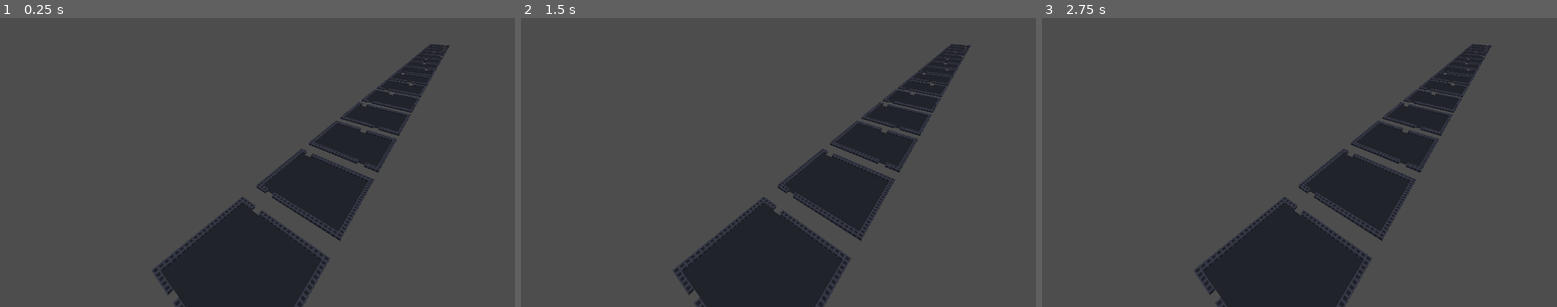
Above: before the commit, frames 1-3 (left to right).
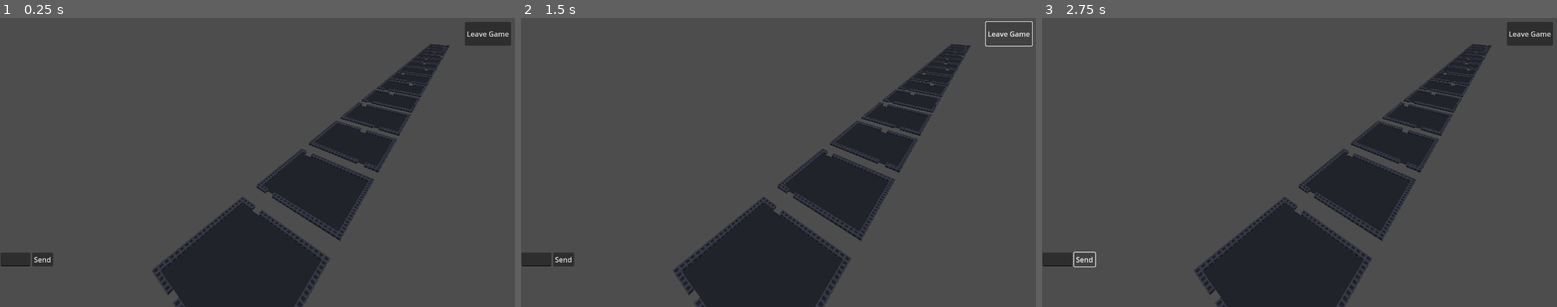
Above: after the commit, the same moments.

Repository: Simon-Bruno/SpaceRace
Game: Godot game, scene res://scenes/main.tscn
The game is run twice, just before and just after one commit, with the same random seed, the same clock (stepped at 60 frames per second) and the same inputs.
Inputs (mouse positions are in pixels of both pictures, inside the frame that each line leads up to):
- Up to frame 1 (0.25 s): no input
- Up to frame 2 (1.5 s): click (562, 260) at 0.5 s, where only the run after the commit has a clickable "Send"; click (1010, 32) at 1.25 s, where only the run after the commit has a clickable "Leave Game"
- Up to frame 3 (2.75 s): click (1083, 260) at 2 s, where only the run after the commit has a clickable "Send"

The runs differ from the first frame. In frame 1, 1.1% of the frame differs, in the area x 0-100%, y 1-86%; in frame 2, 0.6%; in frame 3, 1.1%.

Commit message:
feat/Added chat and networking to active branch

Diff:
--- /dev/null
+++ b/Chat.gd
@@ -0,0 +1,32 @@
+extends Node
+
+@onready var message_display = $MessageDisplay
+@onready var message_input = $VBoxContainer/HBoxContainer/MessageInput
+
+# Handle send button pressed for chat functionality
+func _on_send_pressed():
+	var msg = message_input.text
+	if msg != "":
+		msg_rpc.rpc(Network.playername, msg)
+		message_input.text = ""
+
+func pad_left(value, length, char="0"):
+	var str_value = str(value)
+	while str_value.length() < length:
+		str_value = char + str_value
+	return str_value
+
+func new_timestamp():
+	var time = Time.get_time_dict_from_system()
+	var hour = pad_left(time.hour, 2)
+	var minute = pad_left(time.minute, 2)
+	var second = pad_left(time.second, 2)
+	var timestamp = "[color=beige]" + "[" + hour + ":" + minute + ":" + second +"]" + "[/color]"
+	return timestamp
+
+@rpc("any_peer", "call_local")
+func msg_rpc(sender, message):
+	var colored_sender_id = "[color=red]" + str(sender) + "[/color]"
+	message_display.bbcode_enabled = true
+	message_display.text += str(new_timestamp())
+	message_display.text += " " + colored_sender_id + ": " + message + "\n"
--- /dev/null
+++ b/Network.gd
@@ -0,0 +1,106 @@
+extends Node3D
+
+var multiplayer_peer = ENetMultiplayerPeer.new()
+
+signal player_connected(peer_id, player_info)
+signal player_disconnected(peer_id)
+signal server_disconnected
+
+# Excluding host
+var max_client_connections = 1
+
+@onready var loadingText = $LoadingText
+@onready var menu = $Menu
+#@onready var ip_label = $Menu/IPLabel
+@onready var host_list_node = $Menu/HostList
+
+var ip_address: String = "127.0.0.1"  # Default IP address
+
+#Username van de speler, moet veranderbaar zijn in game
+@export var playername = "Piet"
+
+var players_connected = 0
+var players = {}
+
+func _ready():
+
+	multiplayer.peer_connected.connect(_on_player_connected)
+	multiplayer.peer_disconnected.connect(_on_player_disconnected)
+	multiplayer.connected_to_server.connect(_on_connected_ok)
+	multiplayer.connection_failed.connect(_on_connection_failed)
+	multiplayer.server_disconnected.connect(_on_server_disconnected)
+
+func _on_connection_failed():
+	loadingText.text = "Couldn't connect to game"
+	menu.visible = true
+	remove_multiplayer_peer()
+
+func _on_connected_ok():
+	var peer_id = multiplayer.get_unique_id()
+	players[peer_id] = playername
+	player_connected.emit(peer_id, playername)
+	loadingText.queue_free()
+
+# Called when the host button is pressed
+func _on_host_pressed():
+	var port = str($Menu/Port.text).to_int()
+	print("Using Local IP Address for hosting: ", ip_address)
+	if multiplayer_peer.create_server(port, max_client_connections) == OK:
+		multiplayer.multiplayer_peer = multiplayer_peer
+		menu.visible = false
+		add_player_character()
+		players[1] = playername
+		player_connected.emit(1, playername)
+	else:
+		loadingText.text = "Failed to start server"
+		loadingText.visible = true
+
+func remove_multiplayer_peer():
+	multiplayer.multiplayer_peer = null
+
+func _on_player_connected(id):
+	_register_player.rpc_id(id, playername)
+	add_player_character(id)
+
+@rpc("any_peer", "reliable")
+func _register_player(new_player_info):
+	var new_player_id = multiplayer.get_remote_sender_id()
+	players[new_player_id] = new_player_info
+	player_connected.emit(new_player_id, new_player_info)
+
+func _on_player_disconnected(id):
+	players.erase(id)
+	player_disconnected.emit(id)
+	if has_node(str(id)):
+		var player_node = get_node(str(id))
+		remove_child(player_node)
+		player_node.queue_free()
+
+func _on_leave_button_pressed():
+	print("Leaving")
+	var id = multiplayer_peer.get_unique_id()
+	_on_player_disconnected(id)
+	multiplayer_peer.disconnect_peer(id, true)
+	remove_multiplayer_peer()
+	get_tree().change_scene_to_file("res://MainScene.tscn") #Veranderen naar goed menu scene
+
+
+func _on_server_disconnected():
+	remove_multiplayer_peer()
+	players.clear()
+	server_disconnected.emit()
+
+# Called when the join button is pressed
+func _on_join_pressed():
+	var ip = $Menu/IP.text  # Use the IP address input by the user
+	var port = str($Menu/Port.text).to_int()
+	multiplayer_peer.create_client(ip, port)
+	multiplayer.multiplayer_peer = multiplayer_peer
+	menu.visible = false
+	loadingText.text = "Joining game..."
+
+# Function to add a new player character to the scene
+func add_player_character(id=1):
+	var character = preload("res://scenes/camera.tscn").instantiate()
+	character.name = str(id)
+	add_child(character)
--- a/project.godot
+++ b/project.godot
@@ -14,3 +14,7 @@
 run/main_scene="res://scenes/main.tscn"
 config/features=PackedStringArray("4.2", "Forward Plus")
 config/icon="res://assets/menu/icon.svg"
+
+[autoload]
+
+Network="*res://Network.gd"
--- /dev/null
+++ b/scenes/Menu.tscn
@@ -0,0 +1,9 @@
+[gd_scene format=3 uid="uid://bxttao2mguk5n"]
+
+[node name="Menu" type="Control"]
+layout_mode = 3
+anchors_preset = 15
+anchor_right = 1.0
+anchor_bottom = 1.0
+grow_horizontal = 2
+grow_vertical = 2
--- /dev/null
+++ b/scenes/chat.tscn
@@ -0,0 +1,46 @@
+[gd_scene load_steps=2 format=3 uid="uid://d3rv6ajd0fueq"]
+
+[ext_resource type="Script" path="res://Chat.gd" id="1_bt6a5"]
+
+[node name="Chat" type="Control"]
+layout_mode = 3
+anchors_preset = 15
+anchor_right = 1.0
+anchor_bottom = 1.0
+grow_horizontal = 2
+grow_vertical = 2
+script = ExtResource("1_bt6a5")
+
+[node name="MessageDisplay" type="RichTextLabel" parent="."]
+layout_mode = 0
+offset_left = 2.0
+offset_top = 323.0
+offset_right = 212.0
+offset_bottom = 523.0
+
+[node name="VBoxContainer" type="VBoxContainer" parent="."]
+layout_mode = 2
+offset_left = 1.0
+offset_top = 526.0
+offset_right = 154.0
+offset_bottom = 646.0
+
+[node name="HBoxContainer" type="HBoxContainer" parent="VBoxContainer"]
+layout_mode = 2
+
+[node name="MessageInput" type="LineEdit" parent="VBoxContainer/HBoxContainer"]
+layout_mode = 2
+
+[node name="SendButton" type="Button" parent="VBoxContainer/HBoxContainer"]
+layout_mode = 2
+text = "Send"
+
+[node name="LeaveButton" type="Button" parent="."]
+layout_mode = 0
+offset_left = 1040.0
+offset_top = 9.0
+offset_right = 1143.0
+offset_bottom = 62.0
+text = "Leave Game"
+
+[connection signal="pressed" from="VBoxContainer/HBoxContainer/SendButton" to="." method="_on_send_pressed"]
--- a/scenes/main.tscn
+++ b/scenes/main.tscn
@@ -1,10 +1,13 @@
-[gd_scene load_steps=3 format=3 uid="uid://cv2e3kbgoaud3"]
+[gd_scene load_steps=4 format=3 uid="uid://cv2e3kbgoaud3"]
 
 [ext_resource type="PackedScene" uid="uid://dcnypvhw5skwe" path="res://scenes/world/world.tscn" id="1_41wv4"]
+[ext_resource type="PackedScene" uid="uid://d3rv6ajd0fueq" path="res://scenes/chat.tscn" id="1_gcbbe"]
 [ext_resource type="PackedScene" uid="uid://oad7sxk4eaw5" path="res://scenes/camera.tscn" id="1_iglig"]
 
 [node name="Main" type="Node3D"]
 
+[node name="Chat" parent="." instance=ExtResource("1_gcbbe")]
+
 [node name="Camera" parent="." instance=ExtResource("1_iglig")]
 
 [node name="world" parent="." instance=ExtResource("1_41wv4")]
